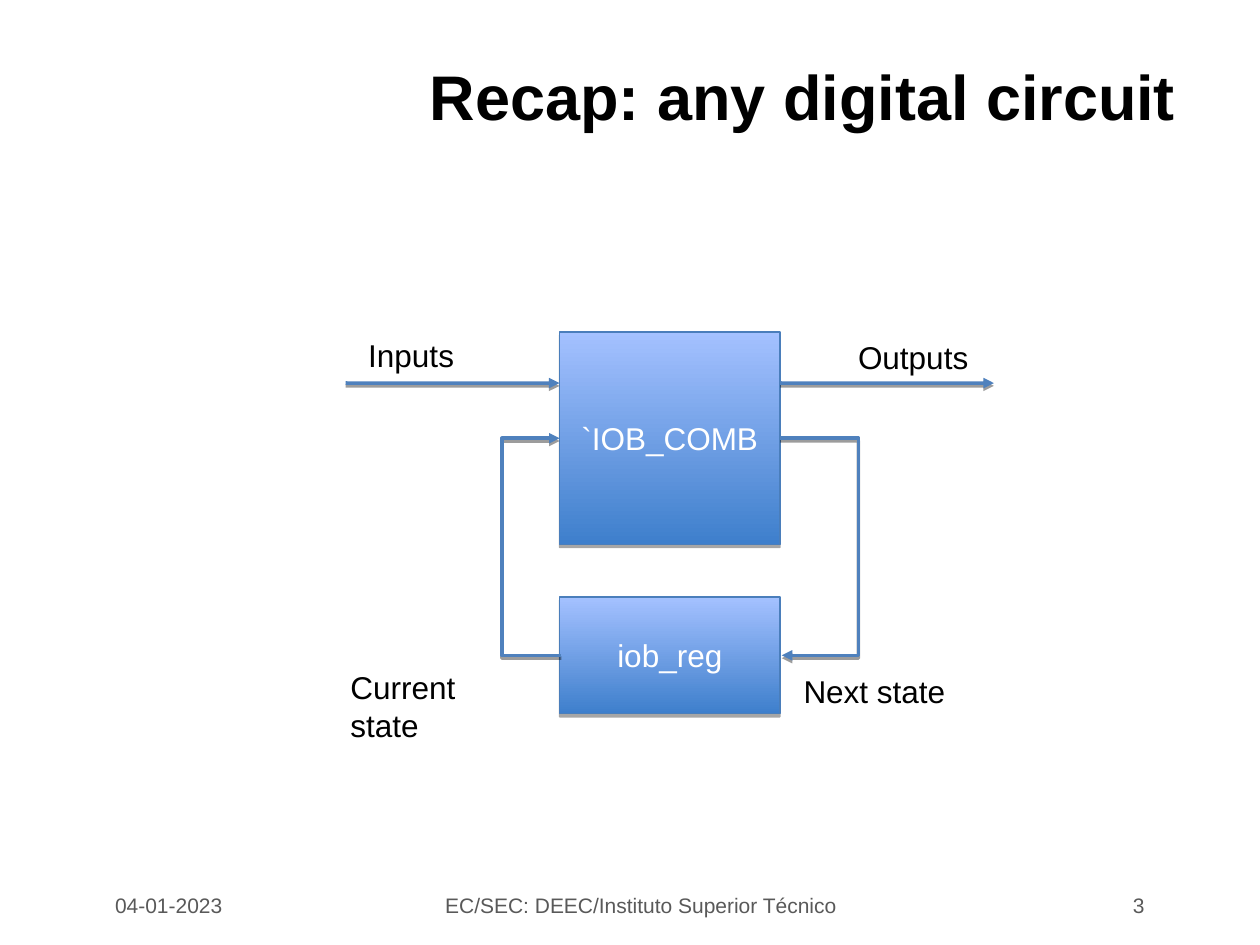
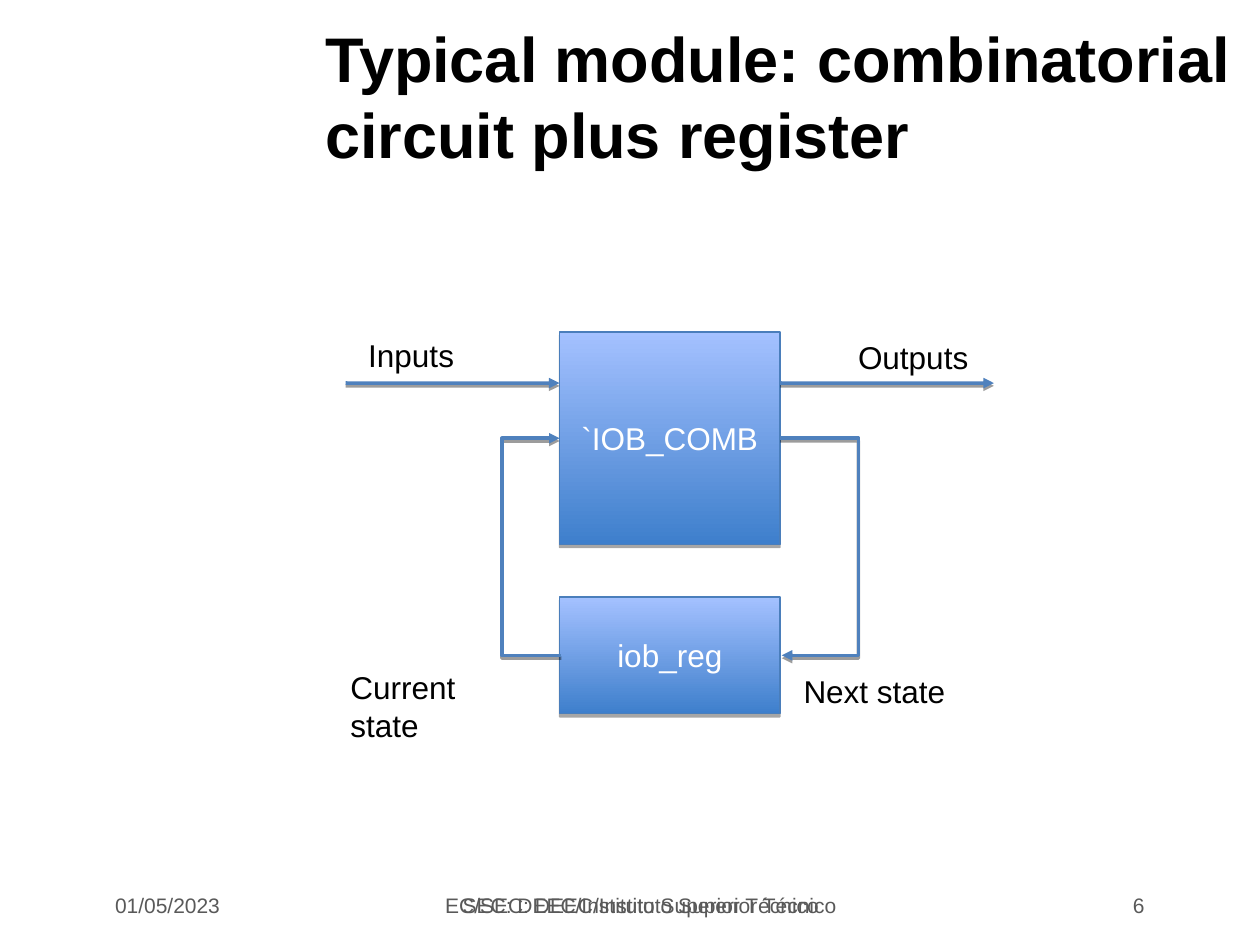
Before and after one commit to jjts/ist-sec, a slide deck: slide 6 of lectures/l7/l7.odp (slide 3 before the commit). Drawn at 1260x945 pixels with LibreOffice and Linux fonts; fonts in the diff are those of the drawing; background and template pictures are left out. Boxes give left, top, right and bottom in pixels: in the first picture for what was removed or moved away, otherwise in the second. Text is boxed around its words. In the diff, an @@ line names an element or a change of style, - is before the commit and + after.

```diff
--- a/lectures/l7/l7.odp
+++ b/lectures/l7/l7.odp
@@ title added at bbox=[325, 36, 1230, 169], 36 pt, text #000000, bold @@
+Typical module: combinatorial
+circuit plus register
@@ title removed at bbox=[430, 74, 1175, 131] @@
-Recap: any digital circuit
@@ text at bbox=[115, 898, 220, 913]: text changed @@
-04-01-2023
+01/05/2023
@@ text added at bbox=[445, 897, 836, 917], 12 pt, text #595959 @@
+SEC: DEEC/Instituto Superior Técnico
@@ page number at bbox=[1133, 898, 1145, 913]: text changed @@
-3
+6
```
Also in this commit, not shown: 7 other slides changed, 6 slides added, 10 slides removed, 3 other files.
